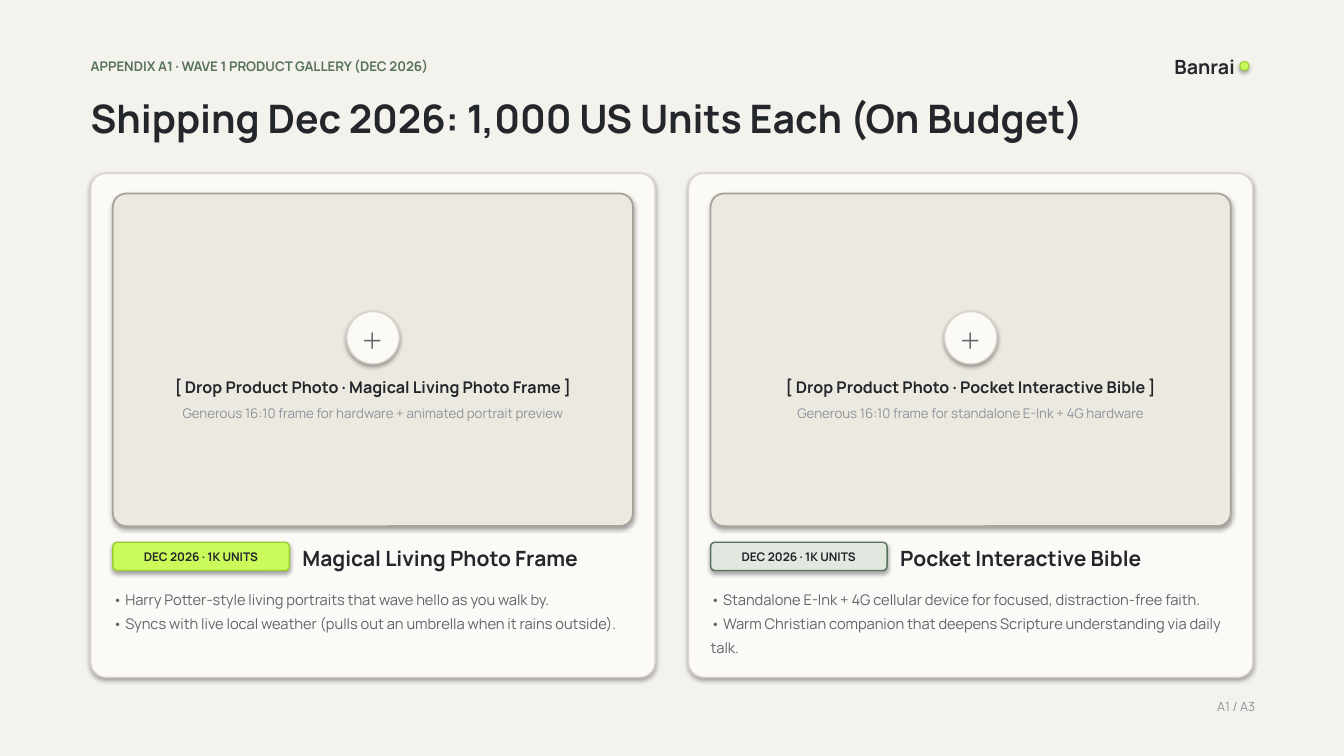
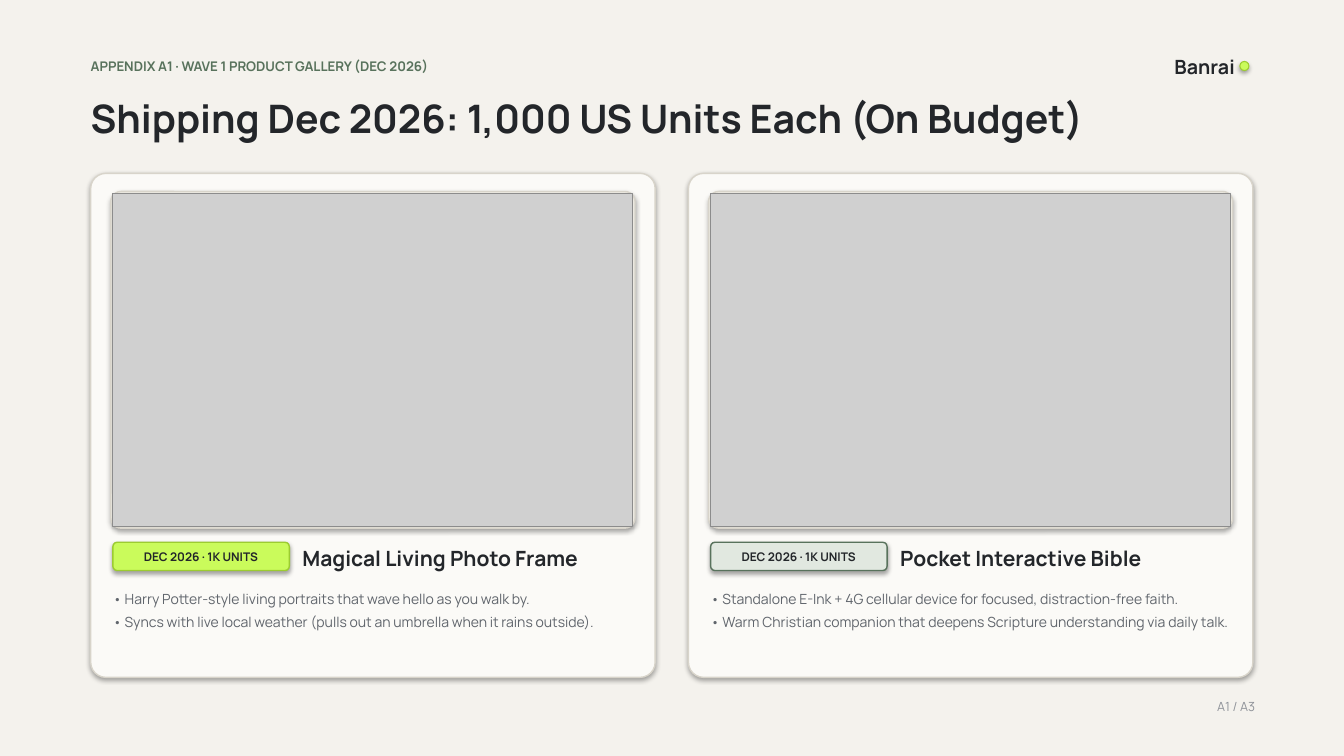
Before and after one commit to mkidding/banrai-seed-plus, a slide deck: slide 8 of Banrai_Seed_Plus_Deck.pptx. Drawn at 1344x756 pixels with LibreOffice and Linux fonts; fonts in the diff are those of the drawing; grey boxes stand for pictures. Boxes give left, top, right and bottom in pixels: in the first picture for what was removed or moved away, otherwise in the second. Text is boxed around its words. In the diff, an @@ line names an element or a change of style, - is before the commit and + after.

Commit message:
Inject curated product photo collages, sync typography/layout, and update PPTX/HTML/PDF decks

```diff
--- a/Banrai_Seed_Plus_Deck.pptx
+++ b/Banrai_Seed_Plus_Deck.pptx
@@ rounded rectangle at (x1=111, y1=192, x2=635, y2=528): outline #A8A49A 1.25 pt to #D8D4CA 1 pt; proportions changed @@
@@ picture added at (x1=113, y1=194, x2=633, y2=526) @@
@@ rounded rectangle at (x1=709, y1=192, x2=1233, y2=528): outline #A8A49A 1.25 pt to #D8D4CA 1 pt; proportions changed @@
@@ picture added at (x1=711, y1=194, x2=1231, y2=526) @@
@@ ellipse removed at (x1=347, y1=312, x2=399, y2=364) @@
@@ text removed at (x1=347, y1=312, x2=399, y2=364) @@
-＋
@@ ellipse removed at (x1=945, y1=312, x2=997, y2=364) @@
@@ text removed at (x1=945, y1=312, x2=997, y2=364) @@
-＋
@@ text removed at (x1=185, y1=381, x2=561, y2=397) @@
-[ Drop Product Photo · Magical Living Photo Frame ]
@@ text removed at (x1=796, y1=381, x2=1146, y2=397) @@
-[ Drop Product Photo · Pocket Interactive Bible ]
@@ text removed at (x1=183, y1=408, x2=564, y2=421) @@
-Generous 16:10 frame for hardware + animated portrait preview
@@ text removed at (x1=797, y1=408, x2=1143, y2=418) @@
-Generous 16:10 frame for standalone E-Ink + 4G hardware
@@ text "• Harry Potter-style living portraits ..." at (x1=125, y1=593, x2=594, y2=631): size 10.5 to 10 pt @@
@@ text "• Standalone E-Ink + 4G ..." at (x1=722, y1=593, x2=1228, y2=631): size 10.5 to 10 pt @@
```
Also in this commit, not shown: 9 other slides changed, 29 other files.
